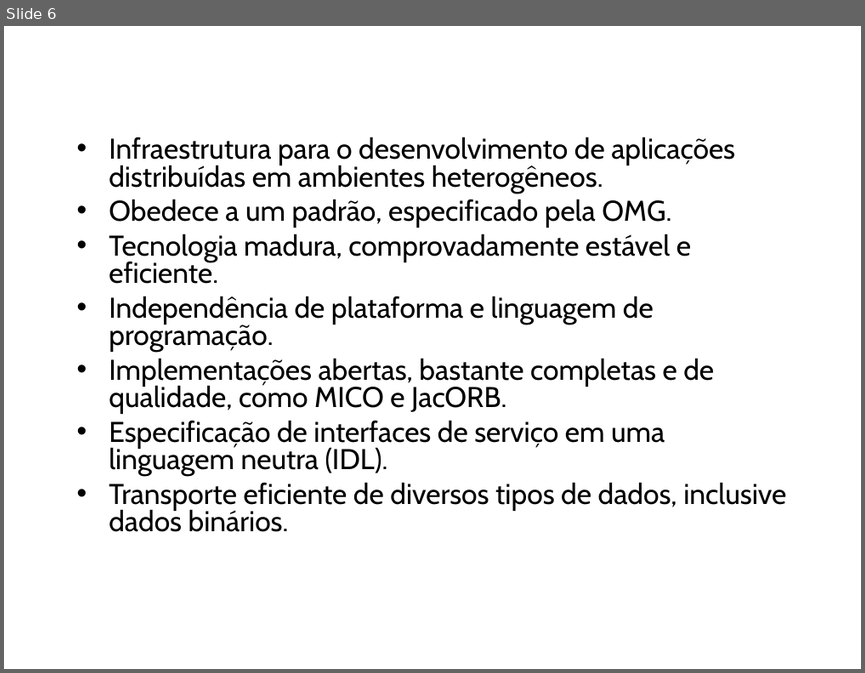
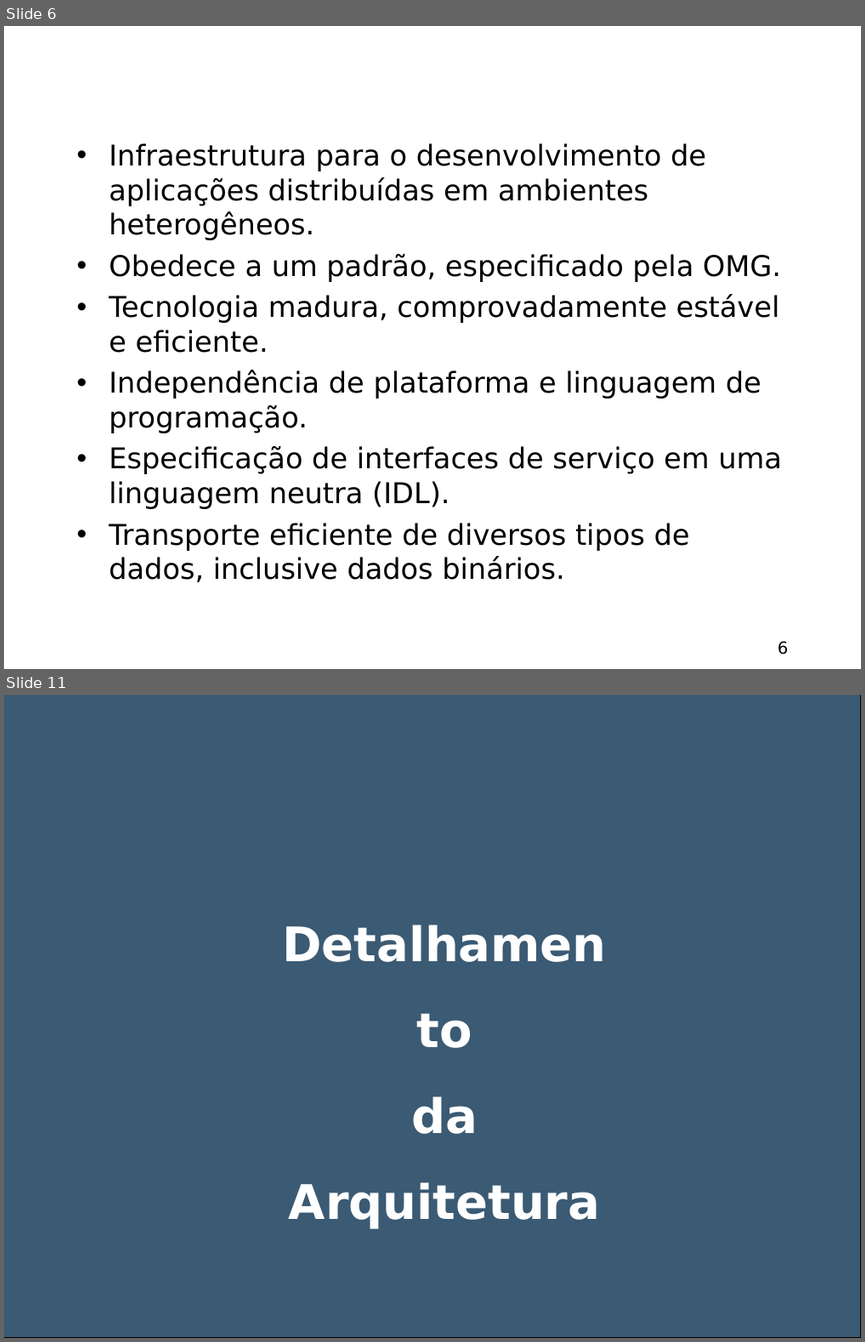
Before and after one commit to amadeubarbosa/openbus-core, a slide deck: docs/apresentacao/OpenBUS.ppt. Shown one above the other, each under a label of ours: slide 6 before the commit, slides 6 and 11 after it; the slides between them are not shown. The pictures are 865x673 and 865x1342 pixels, drawn with LibreOffice and Linux fonts; fonts in the diff are those of the drawing; background and template pictures are left out. Boxes give left, top, right and bottom in pixels: in the first picture for what was removed or moved away, otherwise in the second. Text is boxed around its words. In the diff, an @@ line names an element or a change of style, - is before the commit and + after.

```diff
--- a/docs/apresentacao/OpenBUS.ppt
+++ b/docs/apresentacao/OpenBUS.ppt
@@ slide 11 added at [4, 695, 861, 1338], background #FFFFFF @@
@@ rectangle added at [4, 695, 861, 1338], fill #3B5A73, outline #000000 0.74 pt @@
@@ text added at [289, 1096, 600, 1228], 40 pt, text #FFFFFF, bold @@
+Detalhamento
+da
+Arquitetura
@@ slide 6 changed as well @@
@@ text "Infraestrutura para o desenvolvimento de ..." at [109, 143, 782, 582]: font Cabin to DejaVu Sans; line spacing 0.8 to 1 @@
@@ text at [109, 358, 714, 414]: paragraph removed @@
-• Implementações abertas, bastante completas e de qualidade, como MICO e JacORB.
@@ page number added at [778, 641, 788, 654], 14 pt, text #000000 @@
+6
```
Also in this commit, not shown: 22 other slides changed, 3 other slides added, 1 slide removed.
